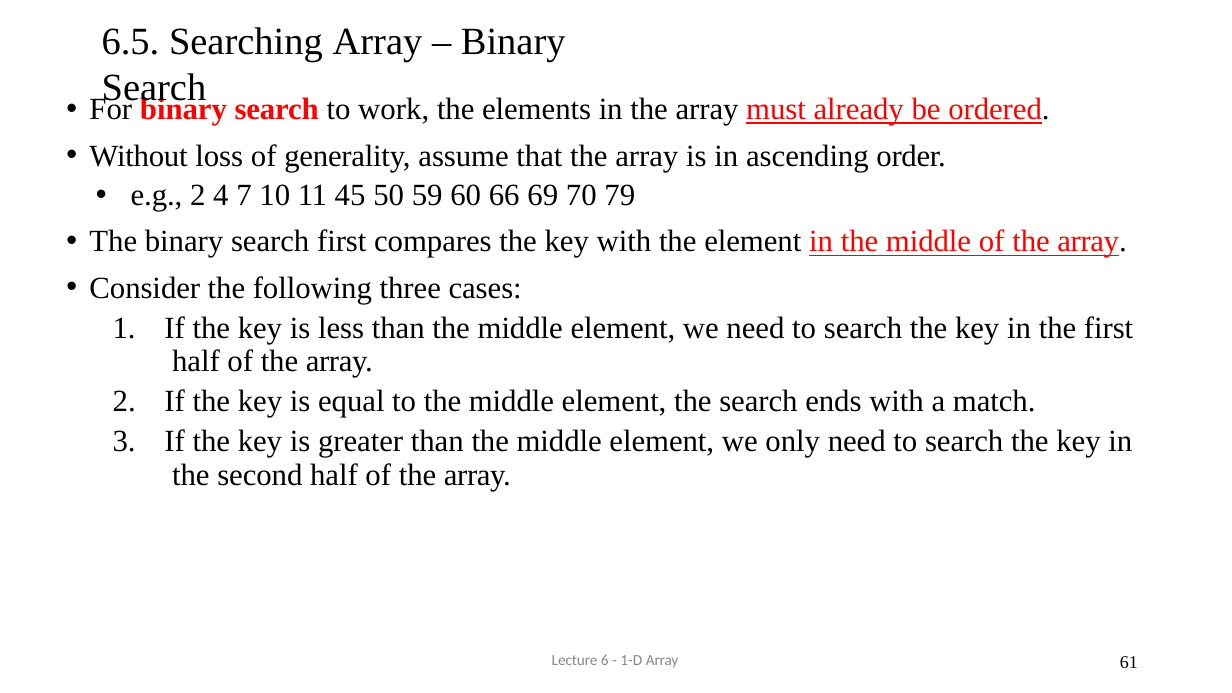
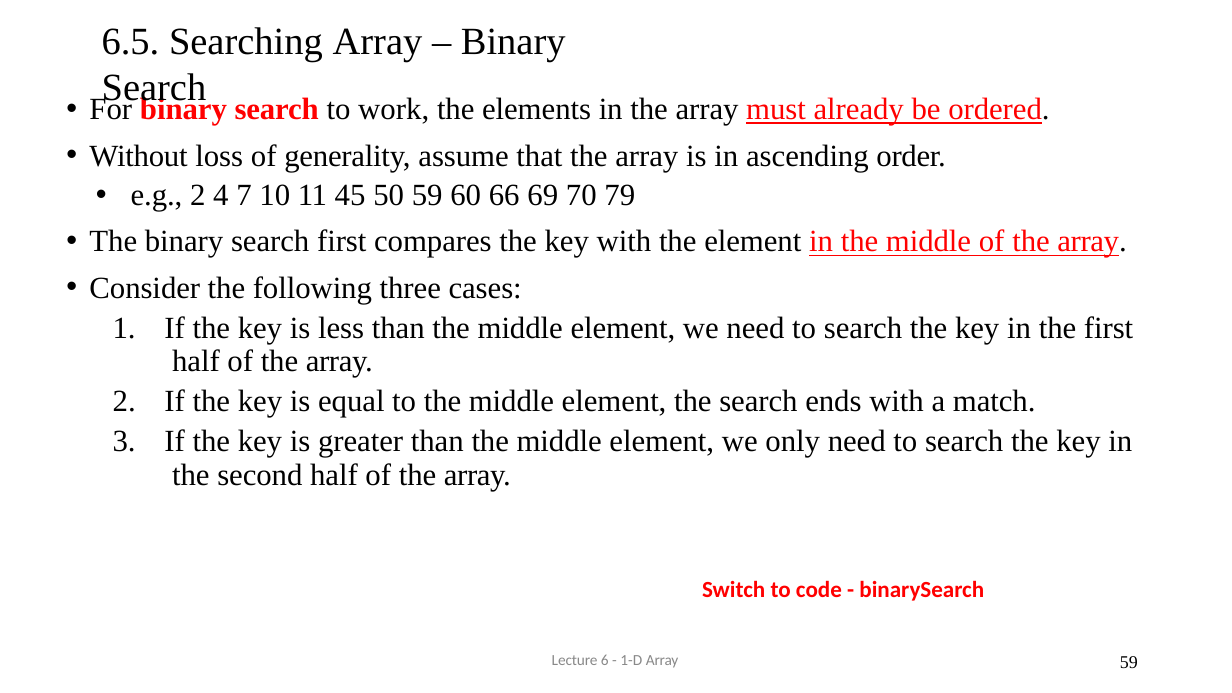
Before and after one commit to AughdonBreslin/CS501IntroToJava, a slide deck: slide 59 of Lectures/6_1DArray.pptx (slide 61 before the commit). Drawn at 1232x693 pixels with LibreOffice and Linux fonts; fonts in the diff are those of the drawing. Boxes give left, top, right and bottom in pixels: in the first picture for what was removed or moved away, otherwise in the second. Text is boxed around its words. In the diff, an @@ line names an element or a change of style, - is before the commit and + after.

```diff
--- a/Lectures/6_1DArray.pptx
+++ b/Lectures/6_1DArray.pptx
@@ text added at [702, 580, 984, 601], 18 pt, text #FF0000, bold @@
+Switch to code - binarySearch
@@ page number at [1120, 656, 1138, 668]: text changed @@
-61
+59
```
Also in this commit, not shown: 6 other slides changed, 3 slides removed, 23 other files.
